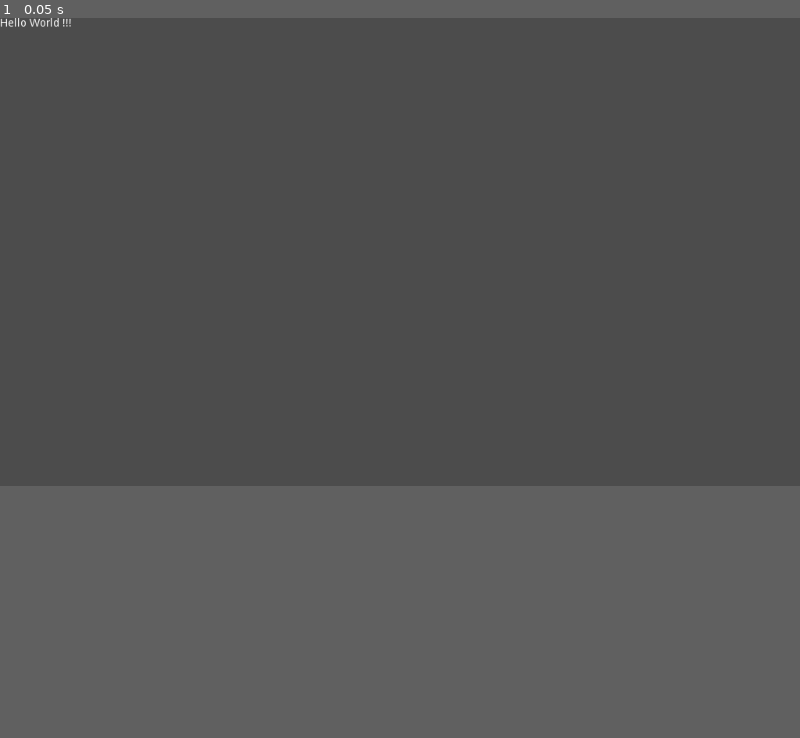
Above: before the commit, frame 1.
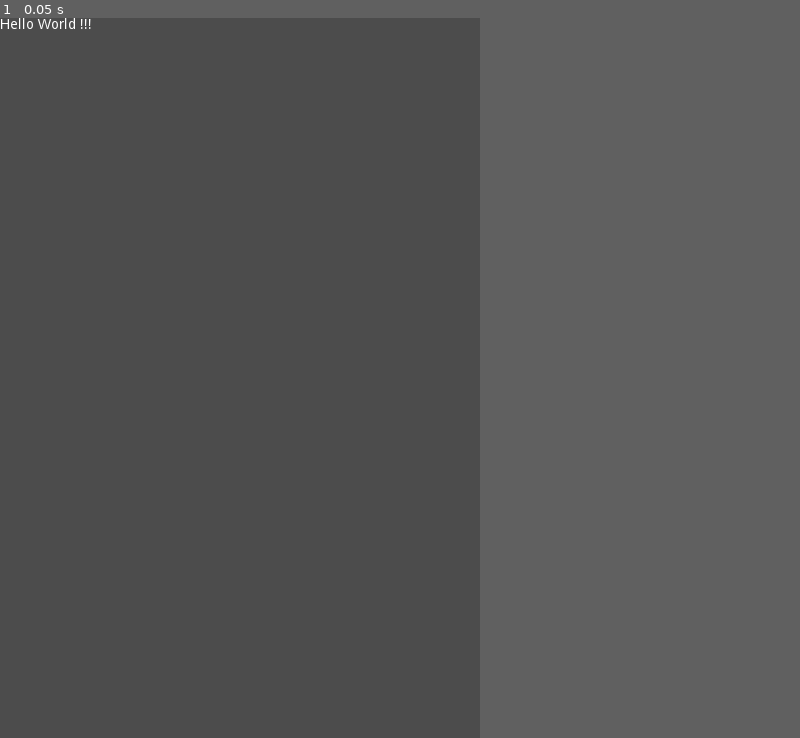
Above: after the commit, the same moment.

Repository: quan-na/quanna-minefield
Game: Godot game, scene res://HelloLabel.tscn
The game is run twice, just before and just after one commit, with the same random seed, the same clock (stepped at 60 frames per second) and the same inputs.
Inputs:
- Up to frame 1 (0.05 s): no input
In our replay, the window is 800x468 before the commit and 480x720 after it. These sizes can differ from the game's own. Grey fills any space a smaller window leaves; there, only what the larger window draws over its background counts as a difference.

The runs differ from the first frame. In frame 1, less than 0.1% of the frame differs, in the area x 0-12%, y 0-2%.

Commit message:
First Godot game

Diff:
--- /dev/null
+++ b/?Godot/GettingStart/Player.gd
@@ -0,0 +1,42 @@
+extends Area2D
+
+# class member variables go here, for example:
+export (int) var SPEED  # how fast the player will move (pixels/sec)
+var velocity = Vector2()  # the player's movement vector
+var screensize  # size of the game window
+
+func _ready():
+	# Called every time the node is added to the scene.
+	# Initialization here
+	screensize = get_viewport_rect().size
+	set_process(true)
+	pass
+
+func _process(delta):
+	# Called every frame. Delta is time since last frame.
+	# Update game logic here.
+	velocity = Vector2()
+	if Input.is_action_pressed("ui_right"):
+		velocity.x += 1
+	if Input.is_action_pressed("ui_left"):
+		velocity.x -= 1
+	if Input.is_action_pressed("ui_down"):
+		velocity.y += 1
+	if Input.is_action_pressed("ui_up"):
+		velocity.y -= 1
+	if velocity.x != 0:
+		$AnimatedSprite.animation = "right"
+		$AnimatedSprite.flip_v = false
+		$AnimatedSprite.flip_h = velocity.x < 0
+	elif velocity.y != 0:
+		$AnimatedSprite.animation = "up"
+		$AnimatedSprite.flip_v = velocity.y > 0
+	if velocity.length() > 0:
+		velocity = velocity.normalized() * SPEED
+		$AnimatedSprite.play()
+	else:
+		$AnimatedSprite.stop()
+	position += velocity * delta
+	position.x = clamp(position.x, 0, screensize.x)
+	position.y = clamp(position.y, 0, screensize.y)
+	pass
--- /dev/null
+++ b/?Godot/GettingStart/Player.tscn
@@ -0,0 +1,55 @@
+[gd_scene load_steps=8 format=2]
+
+[ext_resource path="res://Player.gd" type="Script" id=1]
+[ext_resource path="res://art/playerGrey_walk1.png" type="Texture" id=2]
+[ext_resource path="res://art/playerGrey_walk2.png" type="Texture" id=3]
+[ext_resource path="res://art/playerGrey_up1.png" type="Texture" id=4]
+[ext_resource path="res://art/playerGrey_up2.png" type="Texture" id=5]
+
+[sub_resource type="SpriteFrames" id=3]
+
+animations = [ {
+"frames": [ ExtResource( 2 ), ExtResource( 3 ) ],
+"loop": true,
+"name": "right",
+"speed": 5.0
+}, {
+"frames": [ ExtResource( 4 ), ExtResource( 5 ) ],
+"loop": true,
+"name": "up",
+"speed": 5.0
+} ]
+_sections_unfolded = [ "Resource" ]
+
+[sub_resource type="CapsuleShape2D" id=2]
+
+custom_solver_bias = 0.0
+radius = 10.0
+height = 20.0
+
+[node name="Player" type="Area2D" index="0"]
+
+position = Vector2( 231, 222 )
+input_pickable = true
+gravity_vec = Vector2( 0, 1 )
+gravity = 98.0
+linear_damp = 0.1
+angular_damp = 1.0
+audio_bus_override = false
+audio_bus_name = "Master"
+script = ExtResource( 1 )
+_sections_unfolded = [ "Transform" ]
+SPEED = 400
+
+[node name="AnimatedSprite" type="AnimatedSprite" parent="." index="0"]
+
+scale = Vector2( 0.5, 0.5 )
+frames = SubResource( 3 )
+animation = "right"
+_sections_unfolded = [ "Transform" ]
+
+[node name="CollisionShape2D" type="CollisionShape2D" parent="." index="1"]
+
+position = Vector2( -0.123962, -1.00269 )
+scale = Vector2( 2.46154, 1.63043 )
+shape = SubResource( 2 )
--- a/?Godot/GettingStart/project.godot
+++ b/?Godot/GettingStart/project.godot
@@ -14,6 +14,11 @@
 run/main_scene="res://HelloLabel.tscn"
 config/icon="res://icon.png"
 
+[display]
+
+window/size/width=480
+window/size/height=720
+
 [rendering]
 
 environment/default_environment="res://default_env.tres"
Not shown, added: ?Godot/GettingStart/art/House In a Forest Loop.ogg.import
Binary file added: ?Godot/GettingStart/art/enemyFlyingAlt_1.png
Not shown, added: ?Godot/GettingStart/art/enemyFlyingAlt_1.png.import
Binary file added: ?Godot/GettingStart/art/enemyFlyingAlt_2.png
Not shown, added: ?Godot/GettingStart/art/enemyFlyingAlt_2.png.import
Binary file added: ?Godot/GettingStart/art/enemySwimming_1.png
Not shown, added: ?Godot/GettingStart/art/enemySwimming_1.png.import
Binary file added: ?Godot/GettingStart/art/enemySwimming_2.png
Not shown, added: ?Godot/GettingStart/art/enemySwimming_2.png.import
Binary file added: ?Godot/GettingStart/art/enemyWalking_1.png
Not shown, added: ?Godot/GettingStart/art/enemyWalking_1.png.import
Binary file added: ?Godot/GettingStart/art/enemyWalking_2.png
(and 16 more such lines)
